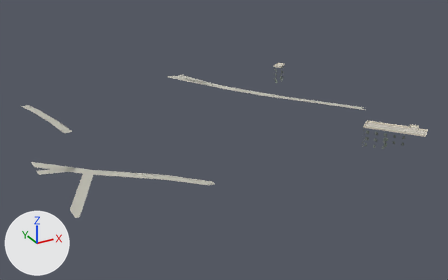
Before and after pictures for a commit that changed the glTF model assets/malta/cottonera/kalkara_66_26_near.glb.
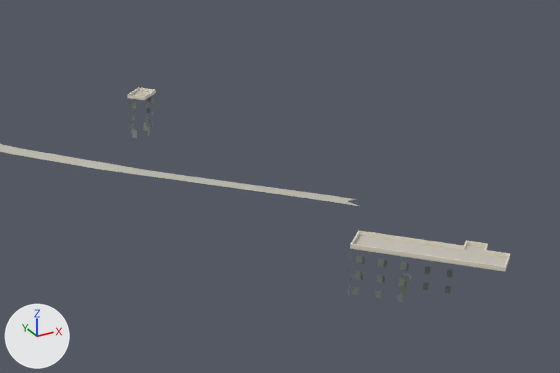
There are two pictures of each version: one whole from a camera (50 mm lens) standing at (-121.0, -453.0, 163.0) and looking at (23.0, -192.0, 32.0), one close up on the part from 50% to 100% of the width and 10% to 64% of the height. Arrows for +X, +Y and +Z are at lower left; the lights stay in place. The last two pictures show the newer version. Vertices at exactly the same position are counted once.

Names of what the first close-up shows: 'geometry_0'.
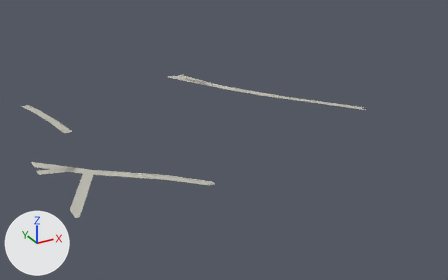
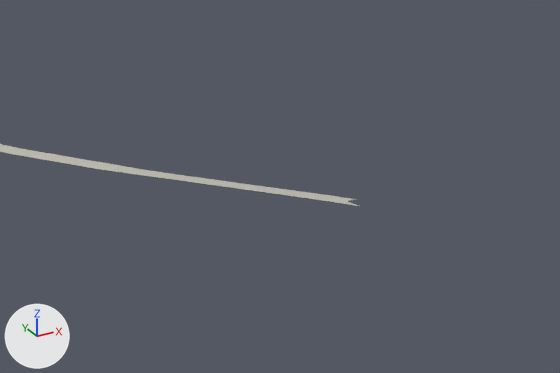
Location of each change, (x1, y1, x2, y2) in pixels of the close-ups (560 x 373 px):
'geometry_0', reshaped: before (0, 87, 510, 302); after (0, 144, 358, 206)
part 1 of me_geometry_0, deleted: before (127, 87, 510, 302)

Diff of the bpy script that builds the scene:
```diff
--- a/assets/malta/cottonera/kalkara_66_26_near.glb.py
+++ b/assets/malta/cottonera/kalkara_66_26_near.glb.py
@@ me_geometry_0 @@
 # used by ob_geometry_0; location = (0.0, 0.0, 0.0)
-me_geometry_0.from_pydata(...)  # 791 vertices, 840 faces; spans x -78.0..103.0, y -277.0..-84.0, z 30.0..56.0
+me_geometry_0.from_pydata(...)  # 443 vertices, 456 faces; spans x -78.0..103.0, y -268.0..-84.0, z 30.0..54.0
+# me_geometry_0 part 1: 57 loose pieces with 348 vertices, spanning x 60.0..99.0, y -277.0..-131.0, z 37.0..56.0, are deleted
 me_geometry_0.materials.append(mat_defaultmaterial)
```
